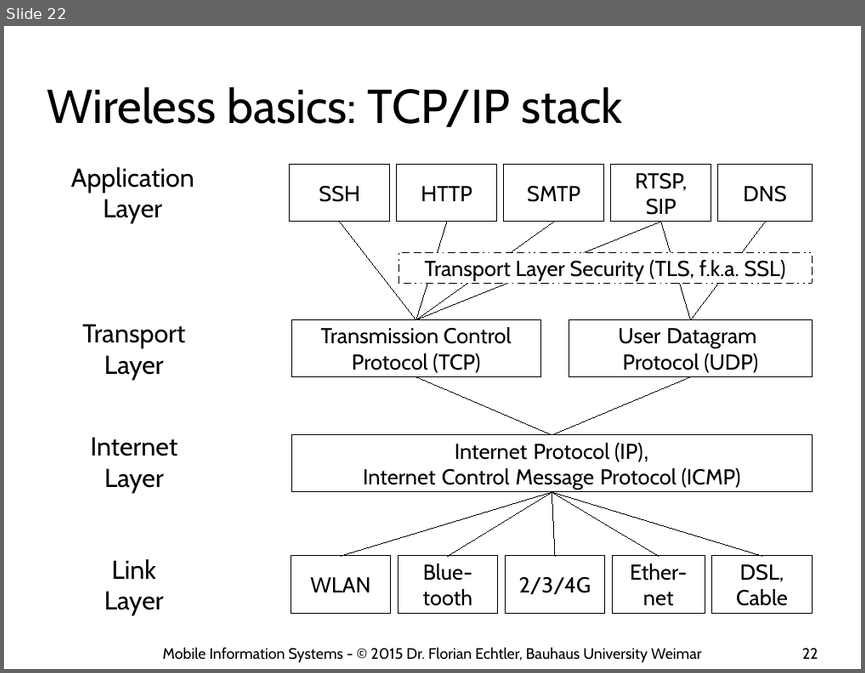
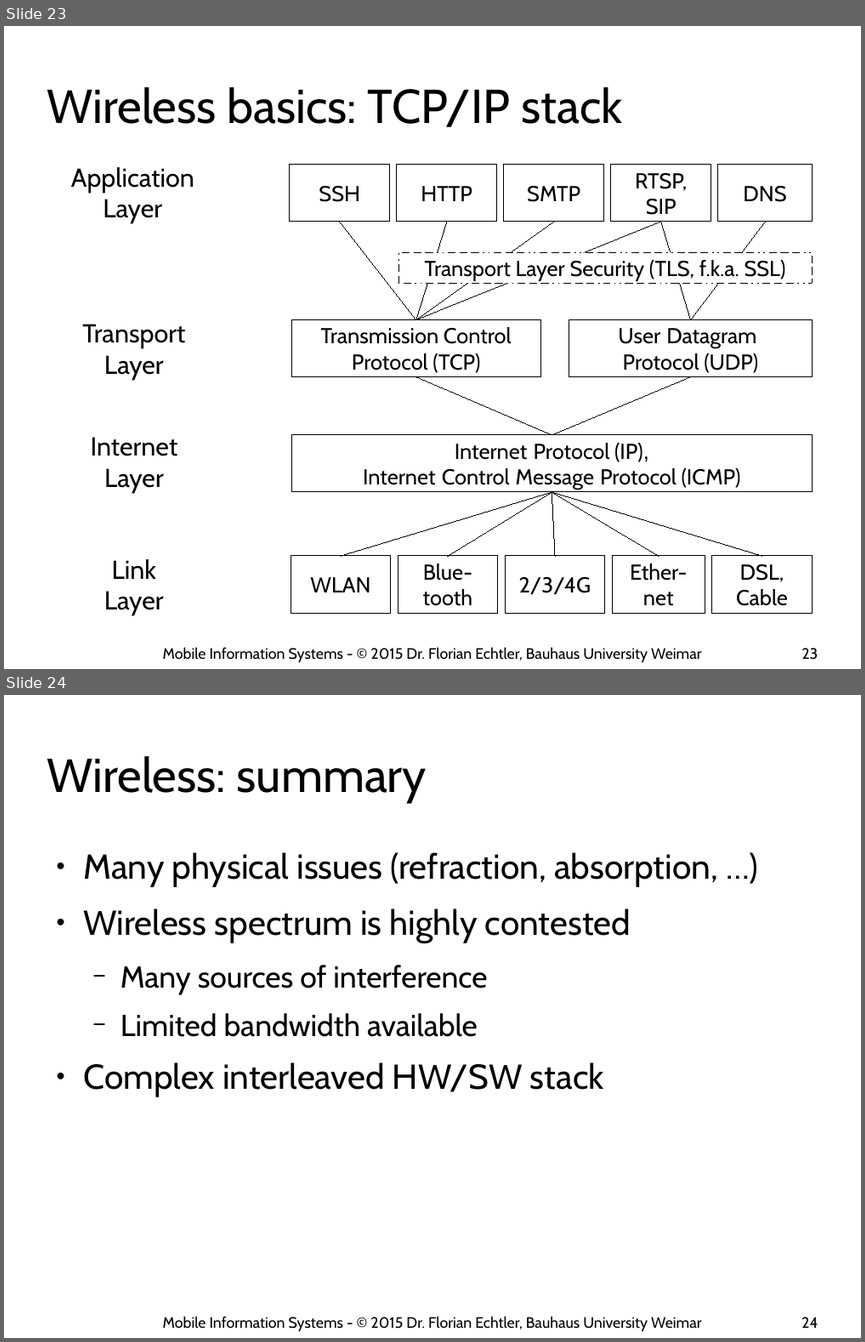
Before and after one commit to floe/mobile-information-systems, a slide deck: 02-big-issues.odp. Shown one above the other, each under a label of ours: slide 22 before the commit, slides 23 and 24 after it. The pictures are 865x673 and 865x1342 pixels, drawn with LibreOffice and Linux fonts; fonts in the diff are those of the drawing; background and template pictures are left out. Boxes give left, top, right and bottom in pixels: in the first picture for what was removed or moved away, otherwise in the second. Text is boxed around its words. In the diff, an @@ line names an element or a change of style, - is before the commit and + after.

Commit message:
add summary slides

```diff
--- a/02-big-issues.odp
+++ b/02-big-issues.odp
@@ slide 24 added at (x1=4, y1=695, x2=861, y2=1338), background #FFFFFF @@
@@ title added at (x1=46, y1=756, x2=426, y2=802), 44 pt, text #000000 @@
+Wireless: summary
@@ text added at (x1=84, y1=852, x2=718, y2=1097), 32 pt, text #000000 @@
+● Many physical issues (refraction, absorption, …)
+● Wireless spectrum is highly contested
+  − Many sources of interference
+  − Limited bandwidth available
+● Complex interleaved HW/SW stack
@@ text added at (x1=163, y1=1315, x2=701, y2=1332), 14 pt, text #000000 @@
+Mobile Information Systems - © 2015 Dr. Florian Echtler, Bauhaus University Weimar
@@ page number added at (x1=801, y1=1316, x2=817, y2=1327), 14 pt, text #000000 @@
+24
@@ what was slide 22 is now slide 23 @@
@@ page number at (x1=801, y1=647, x2=817, y2=659): text changed @@
-22
+23
```
Also in this commit, not shown: 3 slides changed, 3 other slides added.
